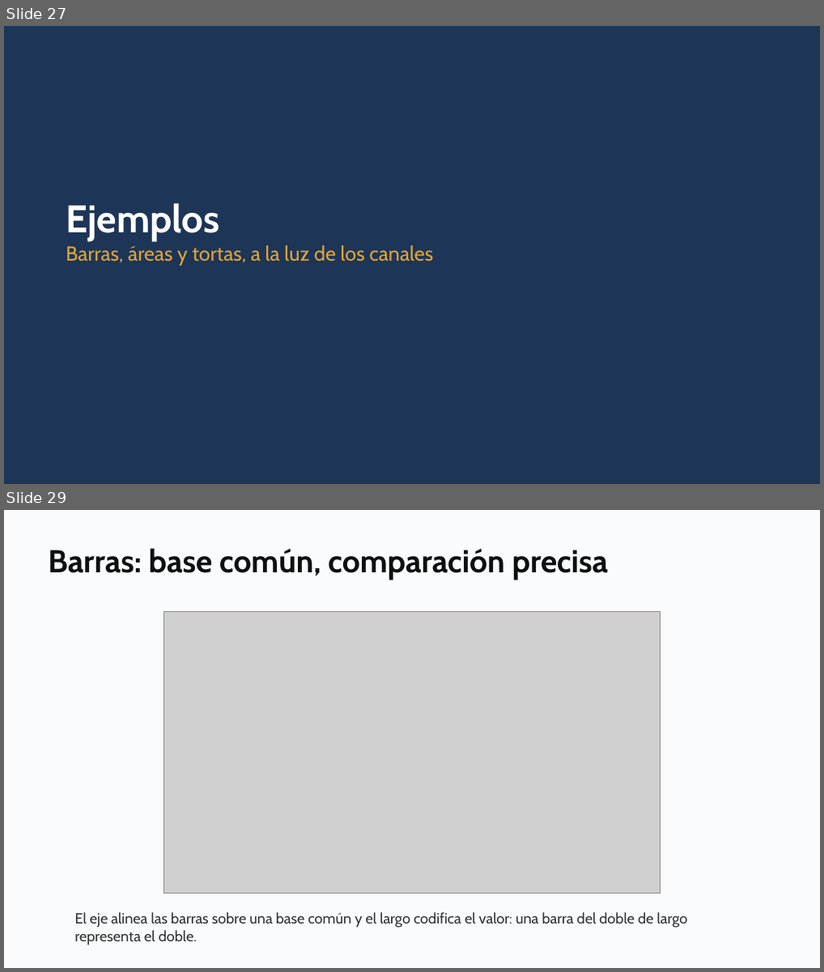
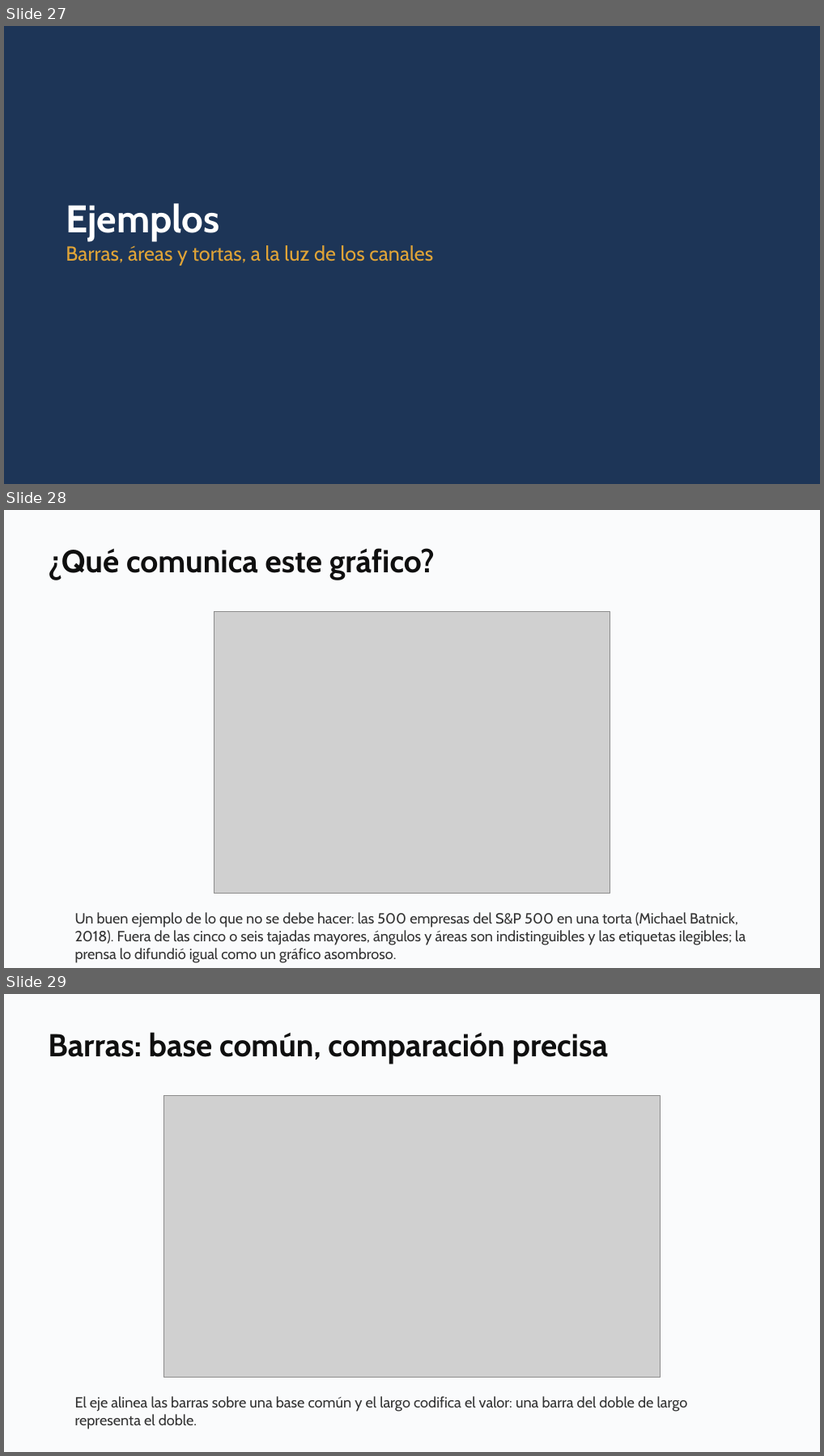
Before and after one commit to daniopitz/cienciadatos, a slide deck: presentaciones/clase03_visualizacion_eda.pptx. Shown one above the other, each under a label of ours: slides 27 and 29 before the commit, slides 27, 28 and 29 after it; the slides between them are not shown. The pictures are 824x972 and 824x1456 pixels, drawn with LibreOffice and Linux fonts; fonts in the diff are those of the drawing; grey boxes stand for pictures. Boxes give left, top, right and bottom in pixels: in the first picture for what was removed or moved away, otherwise in the second. Text is boxed around its words. In the diff, an @@ line names an element or a change of style, - is before the commit and + after.

```diff
--- a/presentaciones/clase03_visualizacion_eda.pptx
+++ b/presentaciones/clase03_visualizacion_eda.pptx
@@ slide 28 added at (4, 510, 820, 968), background #FFFFFF @@
@@ rectangle added at (4, 510, 820, 968), fill #FAFBFC @@
@@ text added at (48, 548, 435, 580), 28 pt, text #0F0F0F, bold @@
+¿Qué comunica este gráfico?
@@ picture added at (215, 612, 611, 894) @@
@@ text added at (75, 913, 746, 964), 13 pt, text #333333 @@
+Un buen ejemplo de lo que no se debe hacer: las 500 empresas del S&P 500 en una torta (Michael Batnick, 2018). Fuera de las cinco o seis tajadas mayores, ángulos y áreas son indistinguibles y las etiquetas ilegibles; la prensa lo difundió igual como un gráfico asombroso.
```
Also in this commit, not shown: 1 slide removed, 1 other file.
